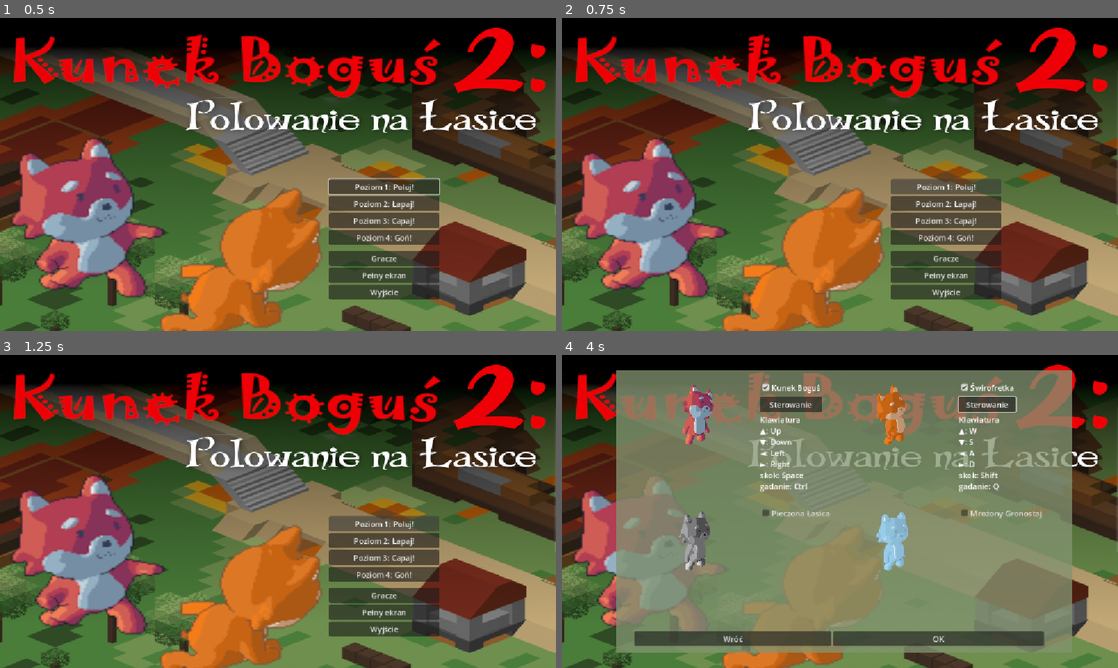
Above: before the commit, frames 1-4 (two rows, left to right).
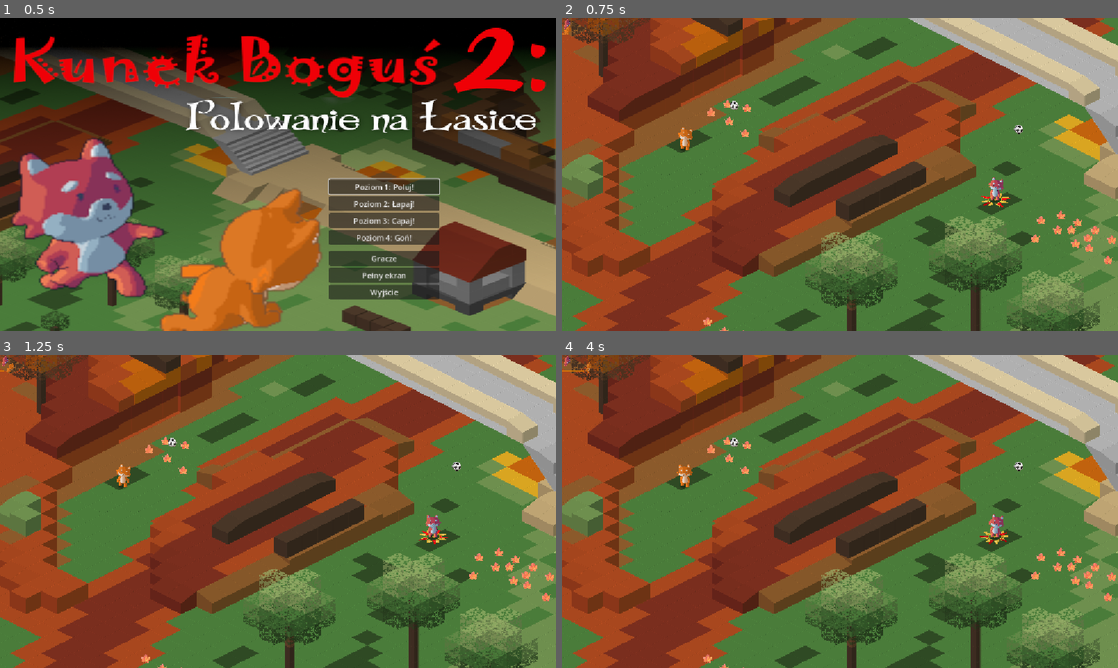
Above: after the commit, the same moments.

Repository: Zbyl/SlavicGameJam2026
Game: Godot game, scene res://game.tscn
Two runs of this game, one before a commit and one after it. Both use one fixed random seed, a clock stepped at 60 frames per second and the inputs below. Sound files missing from this copy of the repository are replaced by a short silence.
Inputs (mouse positions are in pixels of both pictures, inside the frame that each line leads up to):
- Up to frame 1 (0.5 s): no input
- Up to frame 2 (0.75 s): click "Poziom 1: Poluj!" at 0.5 s
- Up to frame 3 (1.25 s): no input
- Up to frame 4 (4 s): click (945, 539) at 1.25 s, where only the run before the commit has a clickable "Poziom 2: Łapaj!"; click (945, 558) at 2 s, where only the run before the commit has a clickable "Poziom 3: Capaj!"; click (945, 574) at 2.75 s, where only the run before the commit has a clickable "Poziom 4: Goń!"; click (945, 596) at 3.5 s, where only the run before the commit has a clickable "Gracze"

Frame 1 is identical in both runs. In frame 2, 94% of the frame differs, in the area x 0-100%, y 0-100%; in frame 3, 94%; in frame 4, 96%.
Error before the commit: Parse Error: Preload file "res://Levels/Level5.tscn" does not exist. (res://game.gd:11)

Commit message:
Level name cleanups.

Diff:
--- a/Game/Levels/Level2.tscn
+++ b/Game/Levels/Level2.tscn
@@ -15,7 +15,7 @@
 [sub_resource type="RectangleShape2D" id="RectangleShape2D_iotdp"]
 size = Vector2(5730, 145)
 
-[node name="Level4" type="Node2D" unique_id=664743491]
+[node name="Level2" type="Node2D" unique_id=664743491]
 y_sort_enabled = true
 
 [node name="TileMapLayer0" type="TileMapLayer" parent="." unique_id=930500294]
--- a/Game/Levels/Level4.tscn
+++ b/Game/Levels/Level4.tscn
@@ -15,7 +15,7 @@
 [sub_resource type="RectangleShape2D" id="RectangleShape2D_iotdp"]
 size = Vector2(5730, 145)
 
-[node name="Level5" type="Node2D" unique_id=664743491]
+[node name="Level4" type="Node2D" unique_id=664743491]
 y_sort_enabled = true
 
 [node name="TileMapLayer0" type="TileMapLayer" parent="." unique_id=930500294]
--- a/Game/game.gd
+++ b/Game/game.gd
@@ -6,9 +6,9 @@
 @onready var hud: CanvasLayer = $Hud
 
 const LEVEL_1 = preload("res://Levels/Level1.tscn")
-const LEVEL_2 = preload("res://Levels/Level4.tscn")
+const LEVEL_2 = preload("res://Levels/Level2.tscn")
 const LEVEL_3 = preload("res://Levels/Level3.tscn")
-const LEVEL_4 = preload("res://Levels/Level5.tscn")
+const LEVEL_4 = preload("res://Levels/Level4.tscn")
 const DUDE = preload("res://characters/dude.tscn")
 
 @onready var gameCamera: GameCamera = $GameCamera
